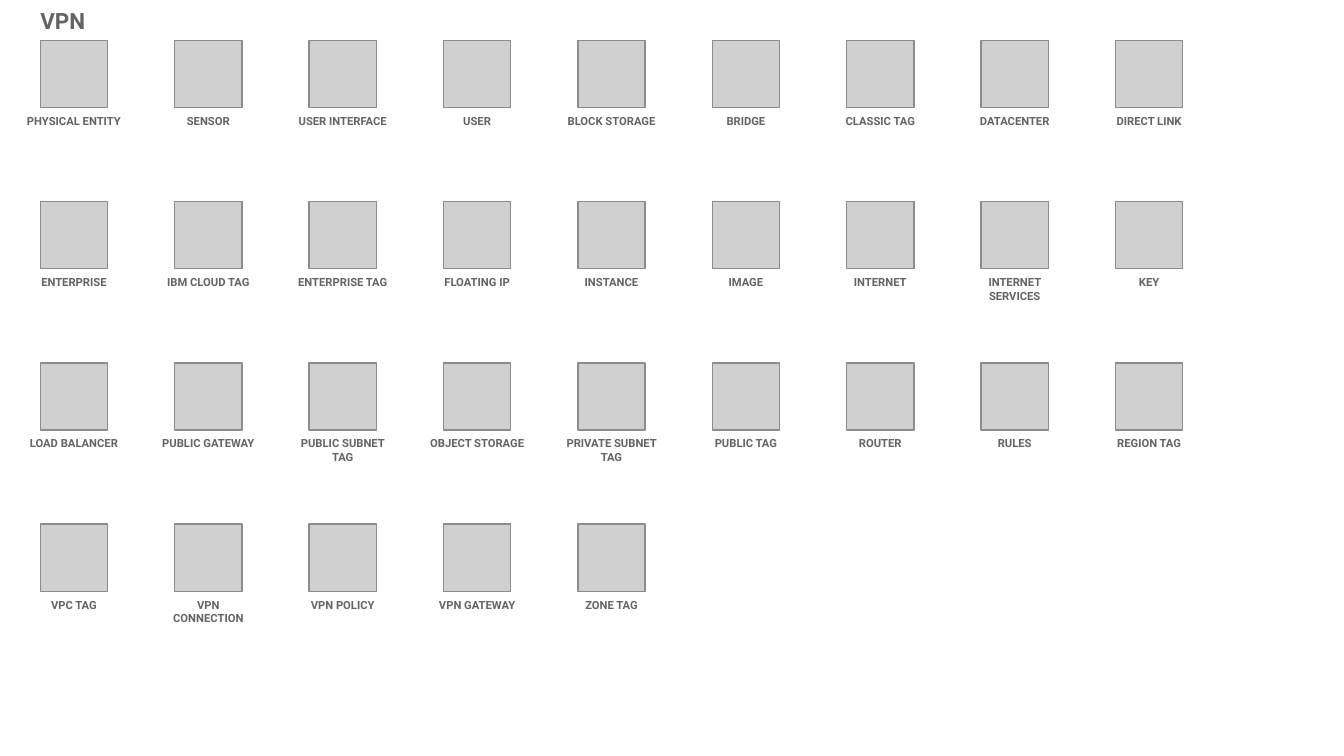
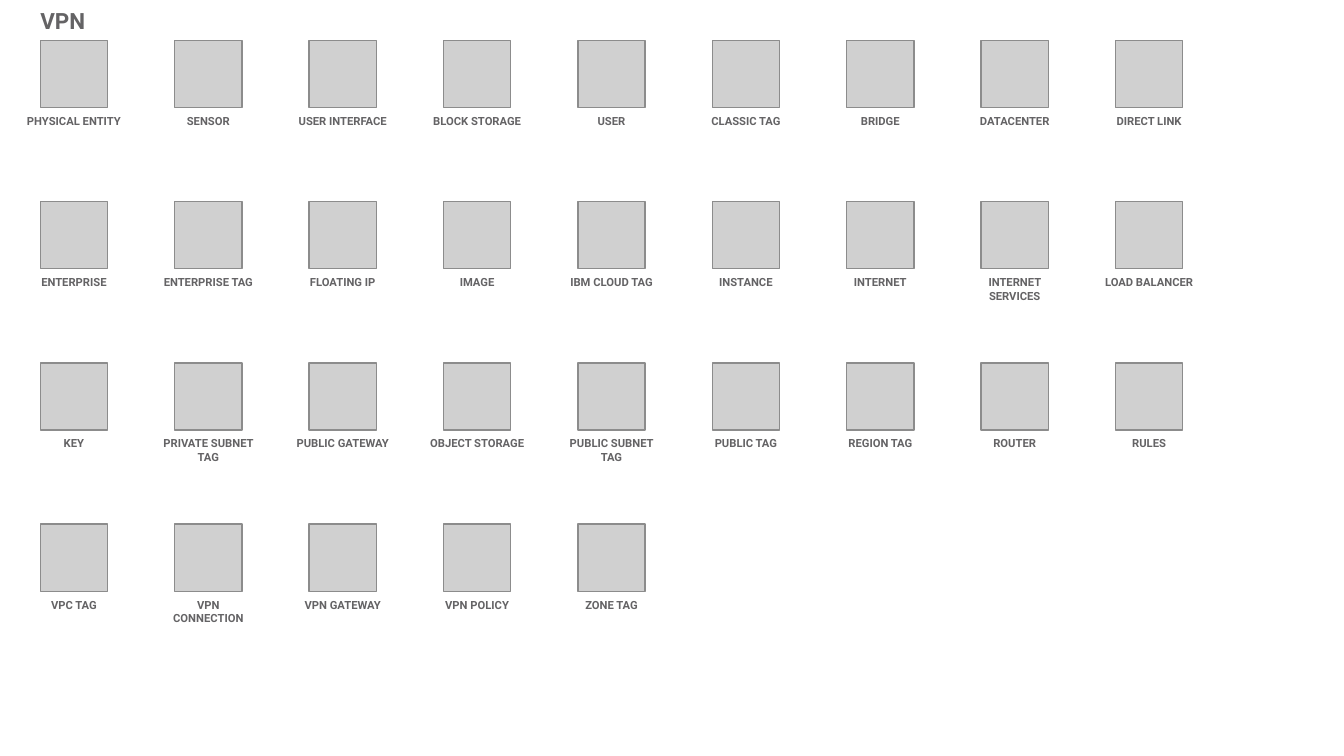
Before and after one commit to l2fprod/myarchitecture, a slide deck: slide 23 of mycatalog-architecture-diagram-template.pptx. Drawn at 1344x756 pixels with LibreOffice and Linux fonts; fonts in the diff are those of the drawing; grey boxes stand for pictures. Boxes give left, top, right and bottom in pixels: in the first picture for what was removed or moved away, otherwise in the second. Text is boxed around its words. In the diff, an @@ line names an element or a change of style, - is before the commit and + after.

```diff
--- a/mycatalog-architecture-diagram-template.pptx
+++ b/mycatalog-architecture-diagram-template.pptx
@@ text at (164,278,253,286): text changed @@
-IBM CLOUD TAG
+ENTERPRISE TAG
@@ 3 texts: place and size @@
-3 texts at (444,117,915,286)
+3 texts at (310,117,780,286)
@@ text removed at (298,278,387,286) @@
-ENTERPRISE TAG
@@ text "IMAGE": place and size @@
-text "IMAGE" at (729,278,764,286)
+text "IMAGE" at (460,278,495,286)
@@ text added at (570,278,652,286), 6 pt, text #646365, bold @@
+IBM CLOUD TAG
@@ text at (1105,278,1193,286): text changed @@
-KEY
+LOAD BALANCER
@@ text at (64,439,84,447): text changed @@
-LOAD BALANCER
+KEY
@@ text at (163,439,254,461): text changed @@
-PUBLIC GATEWAY
+PRIVATE SUBNET TAG
@@ text at (297,439,389,447): text changed @@
-PUBLIC SUBNET TAG
+PUBLIC GATEWAY
@@ text at (570,439,654,461): text changed @@
-PRIVATE SUBNET TAG
+PUBLIC SUBNET TAG
@@ text "REGION TAG": place and size @@
-text "REGION TAG" at (1117,439,1181,447)
+text "REGION TAG" at (848,439,912,447)
@@ 5 texts: place and size @@
-5 texts at (463,117,1032,447)
+5 texts at (598,117,1166,447)
@@ text at (305,601,381,609): text changed @@
-VPN POLICY
+VPN GATEWAY
@@ text at (445,601,509,609): text changed @@
-VPN GATEWAY
+VPN POLICY
```
Also in this commit, not shown: 12 other slides changed.
